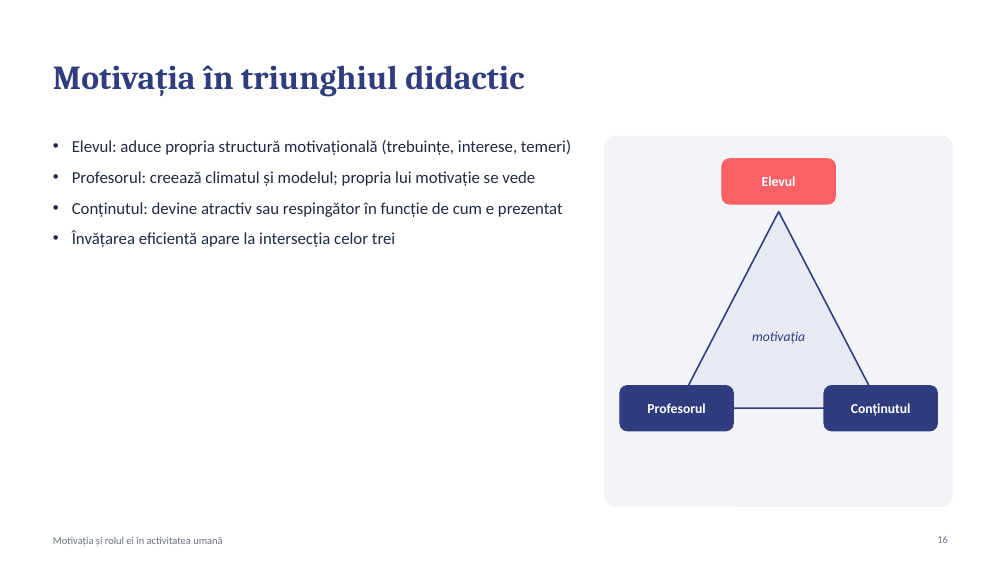
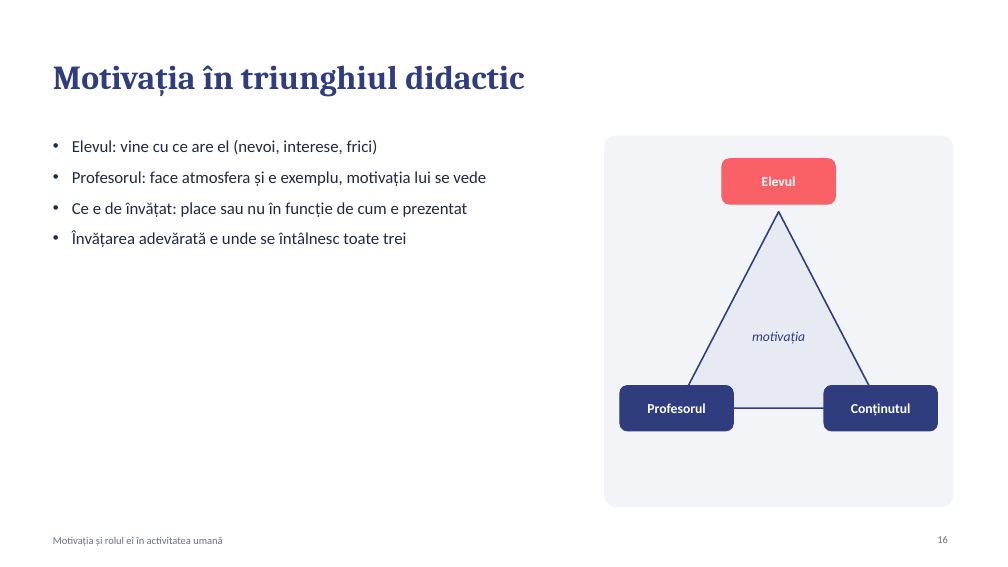
Before and after one commit to uskatu/aplicatie-autorulate, a slide deck: slide 16 of transfer/Motivatia_Proiect_Grupa5104.pptx. Drawn at 1008x567 pixels with LibreOffice and Linux fonts; fonts in the diff are those of the drawing. Boxes give left, top, right and bottom in pixels: in the first picture for what was removed or moved away, otherwise in the second. Text is boxed around its words. In the diff, an @@ line names an element or a change of style, - is before the commit and + after.

```diff
--- a/transfer/Motivatia_Proiect_Grupa5104.pptx
+++ b/transfer/Motivatia_Proiect_Grupa5104.pptx
@@ text at [72, 140, 486, 247]: text changed @@
-• Elevul: aduce propria structură motivațională (trebuințe, interese, temeri)
-• Profesorul: creează climatul și modelul; propria lui motivație se vede
-• Conținutul: devine atractiv sau respingător în funcție de cum e prezentat
-• Învățarea eficientă apare la intersecția celor trei
+• Elevul: vine cu ce are el (nevoi, interese, frici)
+• Profesorul: face atmosfera și e exemplu, motivația lui se vede
+• Ce e de învățat: place sau nu în funcție de cum e prezentat
+• Învățarea adevărată e unde se întâlnesc toate trei
```
Also in this commit, not shown: 20 other slides changed, 1 other file.
